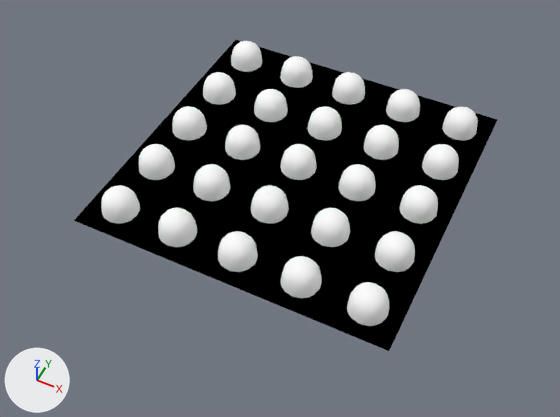
A saved change to the Blender file grip_bumps/grip_bumps_regular.blend.
The view is the same before and after, from a 50 mm lens placed at (0.724, -1.579, 1.745), pointed at (0.0, -0.131, -0.065). The axes (+X, +Y, +Z) are drawn at lower left. The lights are the same throughout.

Names of what the first picture shows: 'Pattern Array BW'.
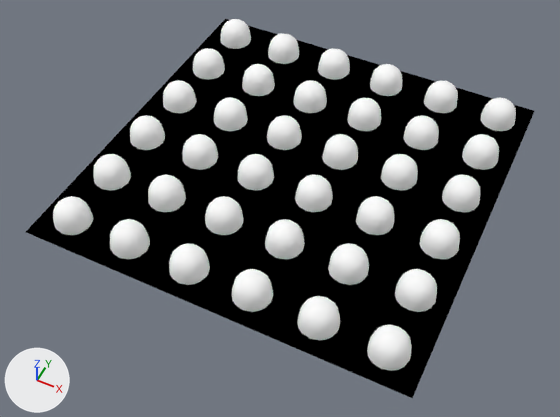
Where the change shows, as pixel boxes (x1, y1, x2, y2) in the pictures (560 x 417 px):
'Pattern Array BW', moved, modifiers changed
    before: (74, 40, 497, 351)
    after: (26, 19, 534, 398)

The change, as a diff of the scene's bpy script:
```diff
--- a/grip_bumps/grip_bumps_regular.blend.py
+++ b/grip_bumps/grip_bumps_regular.blend.py
@@ ob_pattern_array_bw @@
 ob_pattern_array_bw = bpy.data.objects.new('Pattern Array BW', me_honeycomb)
-ob_pattern_array_bw.location = (-0.5, 0.5, 0.0)
+ob_pattern_array_bw.location = (-0.6, 0.6, 0.0)
 _m = ob_pattern_array_bw.modifiers.new('Array', 'ARRAY')
-_m.count = 5
+_m.count = 6
 _m.constant_offset_displace = (0.0, 0.0, 0.0)
 _m = ob_pattern_array_bw.modifiers.new('Array.001', 'ARRAY')
-_m.count = 5
+_m.count = 6
 _m.constant_offset_displace = (0.0, 0.0, 0.0)
```
